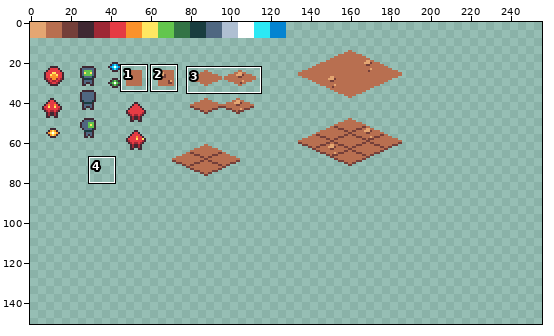
Pixel-art file, stored at assets/aseprite/sketch.ase. Above: a wide view before the commit, with the close-up outlined.
Close-up. The starting point:
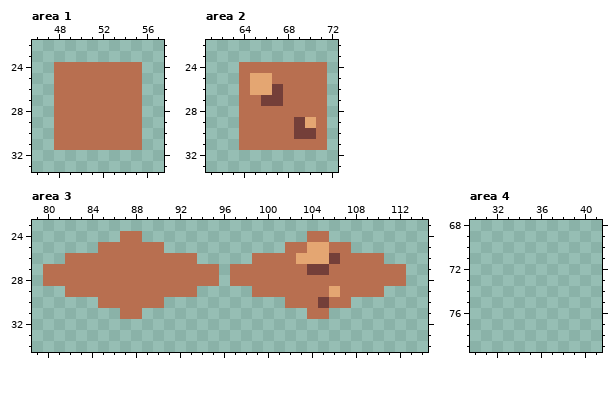
256x256 pixels, 1 frame. Shown: area 1: x 46..57, y 22..33; area 2: x 61..72, y 22..33; area 3: x 79..114, y 23..34; area 4: x 30..41, y 68..79. The wide view leaves out empty margins. The commit also changed other parts of the picture, which this record leaves out.
Once edited:
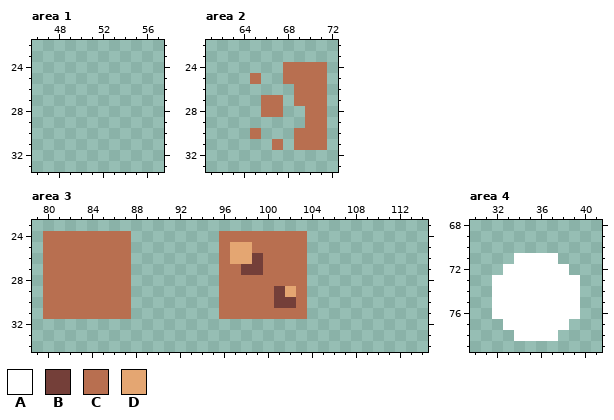
Palette (. is transparent): A #ffffff  B #743f39  C #b86f50  D #e4a672
From old to new:
Area 1:
y 24..31: x 48..55 CCCCCCCC -> ........
Area 2:
y 24: x 64..67 CCCC -> ....
y 25: x 64..67 CDDC -> .C..
y 26: x 64..68 CDDBC -> .....
y 27: x 64..68 CCBBC -> ..CC.
y 28: x 64..65 CC -> ..; x 68..69 CC -> ..
y 29: x 64..70 CCCCCBD -> ......C
y 30: x 64 C -> .; x 66..70 CCCBB -> ...CC
y 31: x 64..66 CCC -> ...; x 68 C -> .
Area 3:
y 24: x 80..86 ....... -> CCCCCCC; x 88 C -> .; x 96..105 ........CC -> CCCCCCCC..
y 25: x 80..84 ..... -> CCCCC; x 88..90 CCC -> ...; x 96..101 ...... -> CDDCCC; x 104..107 DDCC -> ....
y 26: x 80..81 .. -> CC; x 88..93 CCCCCC -> ......; x 96..99 ...C -> CDDB; x 103..110 DDDBCCCC -> C.......
y 27: x 88..96 CCCCCCCC. -> ........C; x 98..99 CC -> BB; x 104..112 BBCCCCCCC -> .........
y 28: x 88..96 CCCCCCCC. -> ........C; x 104..112 CCCCCCCCC -> .........
y 29: x 80..81 .. -> CC; x 88..93 CCCCCC -> ......; x 96..98 ... -> CCC; x 101..102 CC -> BD; x 104..110 CCDCCCC -> .......
y 30: x 80..84 ..... -> CCCCC; x 88..90 CCC -> ...; x 96..102 ......C -> CCCCCBB; x 104..107 CBCC -> ....
y 31: x 80..86 ....... -> CCCCCCC; x 88 C -> .; x 96..105 ........CC -> CCCCCCCC..
Area 4:
y 71: x 34..37 .... -> AAAA
y 72: x 33..38 ...... -> AAAAAA
y 73..76: x 32..39 ........ -> AAAAAAAA
y 77: x 33..38 ...... -> AAAAAA
y 78: x 34..37 .... -> AAAA
Pixel boxes of the changes (left, top, right, bottom) in both close-ups:
erased: (54, 62, 142, 150)
changed: (239, 62, 316, 150)
changed: (43, 231, 406, 319)
added: (492, 253, 580, 341)
